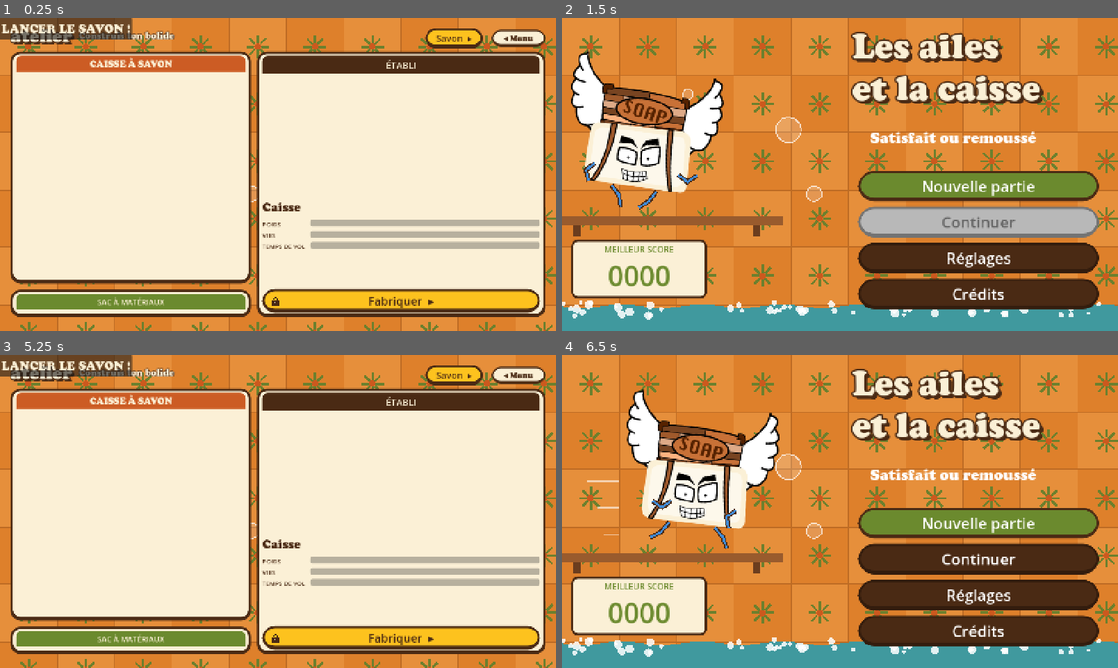
Above: before the commit, frames 1-4 (two rows, left to right).
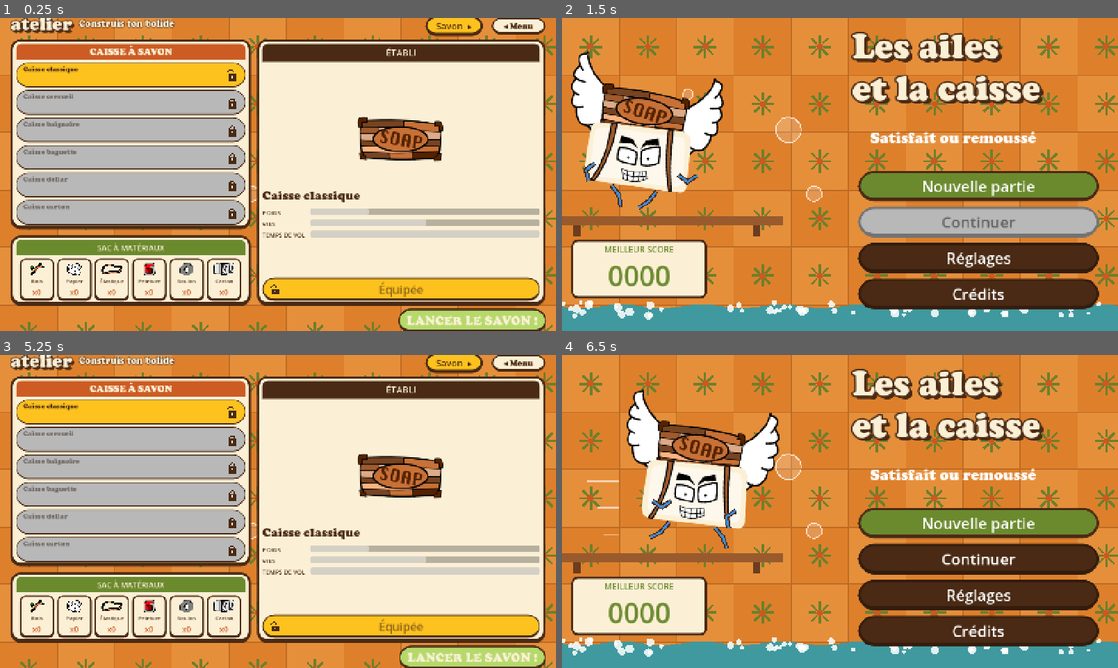
Above: after the commit, the same moments.

Repository: atostivint/LesAilesEtLaCaisse
Game: Godot game, scene res://scenes/atelier.tscn
Two runs of this game, one before a commit and one after it. Both use one fixed random seed, a clock stepped at 60 frames per second and the inputs below. Sound files missing from this copy of the repository are replaced by a short silence.
Inputs:
- Up to frame 1 (0.25 s): no input
- Up to frame 2 (1.5 s): click "Savon ▸" at 0.5 s; click "◂ Menu" at 1.25 s
- Up to frame 3 (5.25 s): click "Nouvelle partie" at 2 s; click "◂ Menu" at 2.75 s; click "Nouvelle partie" at 3.5 s; click "Nouvelle partie" at 4.25 s; click "◂ Atelier" at 5 s
- Up to frame 4 (6.5 s): click "◂ Menu" at 5.75 s

The runs differ from the first frame. In frame 1, 51% of the frame differs, in the area x 0-99%, y 0-100%; in frame 2, nothing differs; in frame 3, 51%; in frame 4, nothing differs.
Error before the commit: Invalid access to property or key 'pressed' on a base object of type 'null instance'. (res://scripts/atelier.gd:45)

Commit message:
Fix launch button in atelier

Diff:
--- a/scenes/atelier.tscn
+++ b/scenes/atelier.tscn
@@ -1,31 +1,15 @@
-[gd_scene load_steps=12 format=3 uid="uid://8jsfvk8pa6ry"]
+[gd_scene format=3 uid="uid://8jsfvk8pa6ry"]
 
 [ext_resource type="Script" uid="uid://dqi2od7qh767l" path="res://scripts/atelier.gd" id="1_aq6v4"]
-[ext_resource type="Script" path="res://scripts/carrelage.gd" id="2_tile"]
+[ext_resource type="Script" uid="uid://dfn7ksbclbn8v" path="res://scripts/carrelage.gd" id="2_tile"]
 [ext_resource type="FontFile" uid="uid://r57oom8r8ki2" path="res://fonts/COOPBL.TTF" id="3_font"]
+[ext_resource type="Script" uid="uid://de8f77qghwfjy" path="res://scripts/cadenas.gd" id="7_cad"]
 [ext_resource type="PackedScene" path="res://scenes/bouton_menu.tscn" id="9_menu"]
-[ext_resource type="Script" path="res://scripts/cadenas.gd" id="7_cad"]
-
-[sub_resource type="StyleBoxFlat" id="panel_cream"]
-bg_color = Color(0.984, 0.941, 0.839, 1)
-border_width_left = 6
-border_width_top = 6
-border_width_right = 6
-border_width_bottom = 10
-border_color = Color(0.29, 0.165, 0.078, 1)
-corner_radius_top_left = 24
-corner_radius_top_right = 24
-corner_radius_bottom_right = 24
-corner_radius_bottom_left = 24
-content_margin_left = 14.0
-content_margin_top = 12.0
-content_margin_right = 14.0
-content_margin_bottom = 12.0
 
 [sub_resource type="StyleBoxFlat" id="btn_yellow"]
 content_margin_left = 22.0
+content_margin_top = 10.0
 content_margin_right = 22.0
-content_margin_top = 10.0
 content_margin_bottom = 10.0
 bg_color = Color(0.99, 0.76, 0.12, 1)
 border_width_left = 6
@@ -38,10 +22,53 @@
 corner_radius_bottom_right = 40
 corner_radius_bottom_left = 40
 
+[sub_resource type="StyleBoxFlat" id="panel_cream"]
+content_margin_left = 14.0
+content_margin_top = 12.0
+content_margin_right = 14.0
+content_margin_bottom = 12.0
+bg_color = Color(0.984, 0.941, 0.839, 1)
+border_width_left = 6
+border_width_top = 6
+border_width_right = 6
+border_width_bottom = 10
+border_color = Color(0.29, 0.165, 0.078, 1)
+corner_radius_top_left = 24
+corner_radius_top_right = 24
+corner_radius_bottom_right = 24
+corner_radius_bottom_left = 24
+
+[sub_resource type="StyleBoxFlat" id="tab_orange"]
+content_margin_left = 22.0
+content_margin_top = 6.0
+content_margin_right = 22.0
+content_margin_bottom = 6.0
+bg_color = Color(0.8, 0.36, 0.14, 1)
+corner_radius_top_left = 14
+corner_radius_top_right = 14
+
+[sub_resource type="StyleBoxFlat" id="band_green"]
+content_margin_left = 16.0
+content_margin_top = 6.0
+content_margin_right = 16.0
+content_margin_bottom = 6.0
+bg_color = Color(0.42, 0.54, 0.18, 1)
+corner_radius_top_left = 14
+corner_radius_top_right = 14
+
+[sub_resource type="StyleBoxFlat" id="band_dark"]
+content_margin_left = 16.0
+content_margin_top = 6.0
+content_margin_right = 16.0
+content_margin_bottom = 6.0
+bg_color = Color(0.29, 0.165, 0.078, 1)
+corner_radius_top_left = 14
+corner_radius_top_right = 14
+
 [sub_resource type="StyleBoxFlat" id="btn_cream"]
 content_margin_left = 22.0
+content_margin_top = 10.0
 content_margin_right = 22.0
-content_margin_top = 10.0
 content_margin_bottom = 10.0
 bg_color = Color(0.984, 0.941, 0.839, 1)
 border_width_left = 6
@@ -54,34 +81,7 @@
 corner_radius_bottom_right = 40
 corner_radius_bottom_left = 40
 
-[sub_resource type="StyleBoxFlat" id="band_green"]
-bg_color = Color(0.42, 0.54, 0.18, 1)
-corner_radius_top_left = 14
-corner_radius_top_right = 14
-content_margin_left = 16.0
-content_margin_top = 6.0
-content_margin_right = 16.0
-content_margin_bottom = 6.0
-
-[sub_resource type="StyleBoxFlat" id="band_dark"]
-bg_color = Color(0.29, 0.165, 0.078, 1)
-corner_radius_top_left = 14
-corner_radius_top_right = 14
-content_margin_left = 16.0
-content_margin_top = 6.0
-content_margin_right = 16.0
-content_margin_bottom = 6.0
-
-[sub_resource type="StyleBoxFlat" id="tab_orange"]
-content_margin_left = 22.0
-content_margin_right = 22.0
-bg_color = Color(0.8, 0.36, 0.14, 1)
-corner_radius_top_left = 14
-corner_radius_top_right = 14
-content_margin_top = 6.0
-content_margin_bottom = 6.0
-
-[node name="Atelier" type="Control"]
+[node name="Atelier" type="Control" unique_id=1291553076]
 layout_mode = 3
 anchors_preset = 15
 anchor_right = 1.0
@@ -90,7 +90,7 @@
 grow_vertical = 2
 script = ExtResource("1_aq6v4")
 
-[node name="Fond" type="Control" parent="."]
+[node name="Fond" type="Control" parent="." unique_id=1941529719]
 layout_mode = 1
 anchors_preset = 15
 anchor_right = 1.0
@@ -99,7 +99,7 @@
 grow_vertical = 2
 script = ExtResource("2_tile")
 
-[node name="Margin" type="MarginContainer" parent="."]
+[node name="Margin" type="MarginContainer" parent="." unique_id=1050423376]
 layout_mode = 1
 anchors_preset = 15
 anchor_right = 1.0
@@ -111,35 +111,34 @@
 theme_override_constants/margin_right = 28
 theme_override_constants/margin_bottom = 12
 
-[node name="Main" type="VBoxContainer" parent="Margin"]
-layout_mode = 2
-theme_override_constants/separation = 8
-
-[node name="Haut" type="HBoxContainer" parent="Margin/Main"]
+[node name="Main" type="VBoxContainer" parent="Margin" unique_id=481193426]
+layout_mode = 2
+theme_override_constants/separation = 8
+
+[node name="Haut" type="HBoxContainer" parent="Margin/Main" unique_id=2094211142]
 layout_mode = 2
 theme_override_constants/separation = 24
 
-[node name="Titres" type="HBoxContainer" parent="Margin/Main/Haut"]
-layout_mode = 2
-size_flags_vertical = 4
+[node name="Titres" type="HBoxContainer" parent="Margin/Main/Haut" unique_id=17891844]
+layout_mode = 2
+size_flags_vertical = 4
+theme_override_constants/separation = 18
 alignment = 1
-theme_override_constants/separation = 18
-
-[node name="TitleLabel" type="Label" parent="Margin/Main/Haut/Titres"]
-layout_mode = 2
-theme_override_colors/font_color = Color(0.984, 0.941, 0.839, 1)
+
+[node name="TitleLabel" type="Label" parent="Margin/Main/Haut/Titres" unique_id=832803714]
+layout_mode = 2
+theme_override_colors/font_color = Color(0.984, 0.941, 0.839, 1)
+theme_override_colors/font_shadow_color = Color(0.29, 0.165, 0.078, 1)
 theme_override_colors/font_outline_color = Color(0.29, 0.165, 0.078, 1)
-theme_override_colors/font_shadow_color = Color(0.29, 0.165, 0.078, 1)
-theme_override_constants/outline_size = 12
 theme_override_constants/shadow_offset_x = 6
 theme_override_constants/shadow_offset_y = 6
+theme_override_constants/outline_size = 12
 theme_override_fonts/font = ExtResource("3_font")
 theme_override_font_sizes/font_size = 48
 text = "atelier"
 
-[node name="SousTitre" type="Label" parent="Margin/Main/Haut/Titres"]
-layout_mode = 2
-size_flags_vertical = 4
+[node name="SousTitre" type="Label" parent="Margin/Main/Haut/Titres" unique_id=861898838]
+layout_mode = 2
 theme_override_colors/font_color = Color(0.984, 0.941, 0.839, 1)
 theme_override_colors/font_outline_color = Color(0.29, 0.165, 0.078, 1)
 theme_override_constants/outline_size = 6
@@ -147,21 +146,21 @@
 theme_override_font_sizes/font_size = 24
 text = "Construis ton bolide"
 
-[node name="Espace" type="Control" parent="Margin/Main/Haut"]
-layout_mode = 2
-size_flags_horizontal = 3
-size_flags_vertical = 4
-
-[node name="Boutons" type="MarginContainer" parent="Margin/Main/Haut"]
+[node name="Espace" type="Control" parent="Margin/Main/Haut" unique_id=304128932]
+layout_mode = 2
+size_flags_horizontal = 3
+size_flags_vertical = 4
+
+[node name="Boutons" type="MarginContainer" parent="Margin/Main/Haut" unique_id=1174895000]
 layout_mode = 2
 size_flags_vertical = 4
 theme_override_constants/margin_top = 12
 
-[node name="BoutonsBox" type="HBoxContainer" parent="Margin/Main/Haut/Boutons"]
+[node name="BoutonsBox" type="HBoxContainer" parent="Margin/Main/Haut/Boutons" unique_id=836007860]
 layout_mode = 2
 theme_override_constants/separation = 24
 
-[node name="SavonButton" type="Button" parent="Margin/Main/Haut/Boutons/BoutonsBox"]
+[node name="SavonButton" type="Button" parent="Margin/Main/Haut/Boutons/BoutonsBox" unique_id=1079230095]
 custom_minimum_size = Vector2(150, 44)
 layout_mode = 2
 size_flags_vertical = 4
@@ -172,46 +171,36 @@
 theme_override_styles/disabled = SubResource("btn_yellow")
 text = "Savon  ▸"
 
-[node name="BoutonMenu" parent="Margin/Main/Haut/Boutons/BoutonsBox" instance=ExtResource("9_menu")]
-custom_minimum_size = Vector2(140, 44)
-layout_mode = 2
-size_flags_vertical = 4
-anchors_preset = 0
-anchor_top = 0.0
-anchor_bottom = 0.0
-offset_left = 0.0
-offset_top = 0.0
-offset_right = 0.0
-offset_bottom = 0.0
-grow_vertical = 1
-
-[node name="Corps" type="HBoxContainer" parent="Margin/Main"]
+[node name="BoutonMenu" parent="Margin/Main/Haut/Boutons/BoutonsBox" unique_id=1489056674 instance=ExtResource("9_menu")]
+layout_mode = 2
+size_flags_vertical = 4
+
+[node name="Corps" type="HBoxContainer" parent="Margin/Main" unique_id=324565894]
 layout_mode = 2
 size_flags_vertical = 3
 theme_override_constants/separation = 16
 
-[node name="Gauche" type="VBoxContainer" parent="Margin/Main/Corps"]
+[node name="Gauche" type="VBoxContainer" parent="Margin/Main/Corps" unique_id=1066705699]
 custom_minimum_size = Vector2(600, 0)
 layout_mode = 2
 size_flags_horizontal = 3
 theme_override_constants/separation = 16
 
-[node name="Caisses" type="PanelContainer" parent="Margin/Main/Corps/Gauche"]
+[node name="Caisses" type="PanelContainer" parent="Margin/Main/Corps/Gauche" unique_id=577037727]
 layout_mode = 2
 size_flags_horizontal = 3
 size_flags_vertical = 3
-size_flags_stretch_ratio = 1.0
 theme_override_styles/panel = SubResource("panel_cream")
 
-[node name="CaissesBox" type="VBoxContainer" parent="Margin/Main/Corps/Gauche/Caisses"]
-layout_mode = 2
-theme_override_constants/separation = 8
-
-[node name="BandeauCaisses" type="PanelContainer" parent="Margin/Main/Corps/Gauche/Caisses/CaissesBox"]
+[node name="CaissesBox" type="VBoxContainer" parent="Margin/Main/Corps/Gauche/Caisses" unique_id=173242060]
+layout_mode = 2
+theme_override_constants/separation = 8
+
+[node name="BandeauCaisses" type="PanelContainer" parent="Margin/Main/Corps/Gauche/Caisses/CaissesBox" unique_id=1182087177]
 layout_mode = 2
 theme_override_styles/panel = SubResource("tab_orange")
 
-[node name="Texte" type="Label" parent="Margin/Main/Corps/Gauche/Caisses/CaissesBox/BandeauCaisses"]
+[node name="Texte" type="Label" parent="Margin/Main/Corps/Gauche/Caisses/CaissesBox/BandeauCaisses" unique_id=855567122]
 layout_mode = 2
 theme_override_colors/font_color = Color(0.984, 0.941, 0.839, 1)
 theme_override_fonts/font = ExtResource("3_font")
@@ -219,136 +208,134 @@
 text = "CAISSE À SAVON"
 horizontal_alignment = 1
 
-[node name="CrateList" type="VBoxContainer" parent="Margin/Main/Corps/Gauche/Caisses/CaissesBox"]
-unique_name_in_owner = true
-layout_mode = 2
-theme_override_constants/separation = 8
-
-[node name="Sac" type="PanelContainer" parent="Margin/Main/Corps/Gauche"]
+[node name="CrateList" type="VBoxContainer" parent="Margin/Main/Corps/Gauche/Caisses/CaissesBox" unique_id=392484059]
+unique_name_in_owner = true
+layout_mode = 2
+theme_override_constants/separation = 8
+
+[node name="Sac" type="PanelContainer" parent="Margin/Main/Corps/Gauche" unique_id=973915215]
 layout_mode = 2
 size_flags_horizontal = 3
 size_flags_vertical = 0
-size_flags_stretch_ratio = 1.0
 theme_override_styles/panel = SubResource("panel_cream")
 
-[node name="SacBox" type="VBoxContainer" parent="Margin/Main/Corps/Gauche/Sac"]
-layout_mode = 2
-theme_override_constants/separation = 8
-
-[node name="BandeauSac" type="PanelContainer" parent="Margin/Main/Corps/Gauche/Sac/SacBox"]
+[node name="SacBox" type="VBoxContainer" parent="Margin/Main/Corps/Gauche/Sac" unique_id=329345054]
+layout_mode = 2
+theme_override_constants/separation = 8
+
+[node name="BandeauSac" type="PanelContainer" parent="Margin/Main/Corps/Gauche/Sac/SacBox" unique_id=1063975478]
 layout_mode = 2
 theme_override_styles/panel = SubResource("band_green")
 
-[node name="Texte" type="Label" parent="Margin/Main/Corps/Gauche/Sac/SacBox/BandeauSac"]
+[node name="Texte" type="Label" parent="Margin/Main/Corps/Gauche/Sac/SacBox/BandeauSac" unique_id=845137211]
 layout_mode = 2
 theme_override_colors/font_color = Color(0.984, 0.941, 0.839, 1)
 theme_override_font_sizes/font_size = 20
 text = "SAC À MATÉRIAUX"
 horizontal_alignment = 1
 
-[node name="MatGrid" type="HBoxContainer" parent="Margin/Main/Corps/Gauche/Sac/SacBox"]
-unique_name_in_owner = true
-layout_mode = 2
+[node name="MatGrid" type="HBoxContainer" parent="Margin/Main/Corps/Gauche/Sac/SacBox" unique_id=1947337005]
+unique_name_in_owner = true
+layout_mode = 2
+theme_override_constants/separation = 8
 alignment = 1
-theme_override_constants/separation = 8
-
-[node name="Etabli" type="PanelContainer" parent="Margin/Main/Corps"]
+
+[node name="Etabli" type="PanelContainer" parent="Margin/Main/Corps" unique_id=1569751739]
 custom_minimum_size = Vector2(740, 0)
 layout_mode = 2
 size_flags_horizontal = 3
 size_flags_stretch_ratio = 1.2
 theme_override_styles/panel = SubResource("panel_cream")
 
-[node name="EtabliBox" type="VBoxContainer" parent="Margin/Main/Corps/Etabli"]
-layout_mode = 2
-theme_override_constants/separation = 8
-
-[node name="BandeauEtabli" type="PanelContainer" parent="Margin/Main/Corps/Etabli/EtabliBox"]
+[node name="EtabliBox" type="VBoxContainer" parent="Margin/Main/Corps/Etabli" unique_id=86590939]
+layout_mode = 2
+theme_override_constants/separation = 8
+
+[node name="BandeauEtabli" type="PanelContainer" parent="Margin/Main/Corps/Etabli/EtabliBox" unique_id=1835501156]
 layout_mode = 2
 theme_override_styles/panel = SubResource("band_dark")
 
-[node name="Texte" type="Label" parent="Margin/Main/Corps/Etabli/EtabliBox/BandeauEtabli"]
+[node name="Texte" type="Label" parent="Margin/Main/Corps/Etabli/EtabliBox/BandeauEtabli" unique_id=102755172]
 layout_mode = 2
 theme_override_colors/font_color = Color(0.984, 0.941, 0.839, 1)
 theme_override_font_sizes/font_size = 24
 text = "ÉTABLI"
 horizontal_alignment = 1
 
-[node name="Apercu" type="Control" parent="Margin/Main/Corps/Etabli/EtabliBox"]
+[node name="Apercu" type="Control" parent="Margin/Main/Corps/Etabli/EtabliBox" unique_id=163147641]
+custom_minimum_size = Vector2(0, 230)
 clip_contents = true
-custom_minimum_size = Vector2(0, 230)
 layout_mode = 2
 size_flags_vertical = 3
 
-[node name="Preview" type="TextureRect" parent="Margin/Main/Corps/Etabli/EtabliBox/Apercu"]
+[node name="Preview" type="TextureRect" parent="Margin/Main/Corps/Etabli/EtabliBox/Apercu" unique_id=2096237925]
 unique_name_in_owner = true
 layout_mode = 0
 expand_mode = 1
-stretch_mode = 0
-
-[node name="NameLabel" type="Label" parent="Margin/Main/Corps/Etabli/EtabliBox"]
-unique_name_in_owner = true
-layout_mode = 2
+
+[node name="NameLabel" type="Label" parent="Margin/Main/Corps/Etabli/EtabliBox" unique_id=2025416338]
+unique_name_in_owner = true
 custom_minimum_size = Vector2(0, 44)
+layout_mode = 2
 theme_override_colors/font_color = Color(0.29, 0.165, 0.078, 1)
 theme_override_fonts/font = ExtResource("3_font")
 theme_override_font_sizes/font_size = 32
 text = "Caisse"
 
-[node name="Stats" type="GridContainer" parent="Margin/Main/Corps/Etabli/EtabliBox"]
+[node name="Stats" type="GridContainer" parent="Margin/Main/Corps/Etabli/EtabliBox" unique_id=1186208991]
 layout_mode = 2
 theme_override_constants/h_separation = 14
 theme_override_constants/v_separation = 6
 columns = 2
 
-[node name="LabelSolidite" type="Label" parent="Margin/Main/Corps/Etabli/EtabliBox/Stats"]
+[node name="LabelSolidite" type="Label" parent="Margin/Main/Corps/Etabli/EtabliBox/Stats" unique_id=51191688]
 layout_mode = 2
 theme_override_colors/font_color = Color(0.29, 0.165, 0.078, 1)
 theme_override_font_sizes/font_size = 16
 text = "POIDS"
 
-[node name="BarSolidite" type="ProgressBar" parent="Margin/Main/Corps/Etabli/EtabliBox/Stats"]
+[node name="BarSolidite" type="ProgressBar" parent="Margin/Main/Corps/Etabli/EtabliBox/Stats" unique_id=1322572652]
 unique_name_in_owner = true
 custom_minimum_size = Vector2(0, 18)
 layout_mode = 2
 size_flags_horizontal = 3
 show_percentage = false
 
-[node name="LabelGlisse" type="Label" parent="Margin/Main/Corps/Etabli/EtabliBox/Stats"]
+[node name="LabelGlisse" type="Label" parent="Margin/Main/Corps/Etabli/EtabliBox/Stats" unique_id=1395413294]
 layout_mode = 2
 theme_override_colors/font_color = Color(0.29, 0.165, 0.078, 1)
 theme_override_font_sizes/font_size = 16
 text = "VIES"
 
-[node name="BarGlisse" type="ProgressBar" parent="Margin/Main/Corps/Etabli/EtabliBox/Stats"]
+[node name="BarGlisse" type="ProgressBar" parent="Margin/Main/Corps/Etabli/EtabliBox/Stats" unique_id=929532004]
 unique_name_in_owner = true
 custom_minimum_size = Vector2(0, 18)
 layout_mode = 2
 size_flags_horizontal = 3
 show_percentage = false
 
-[node name="LabelVol" type="Label" parent="Margin/Main/Corps/Etabli/EtabliBox/Stats"]
+[node name="LabelVol" type="Label" parent="Margin/Main/Corps/Etabli/EtabliBox/Stats" unique_id=963759685]
 layout_mode = 2
 theme_override_colors/font_color = Color(0.29, 0.165, 0.078, 1)
 theme_override_font_sizes/font_size = 16
 text = "TEMPS DE VOL"
 
-[node name="BarVol" type="ProgressBar" parent="Margin/Main/Corps/Etabli/EtabliBox/Stats"]
+[node name="BarVol" type="ProgressBar" parent="Margin/Main/Corps/Etabli/EtabliBox/Stats" unique_id=906429067]
 unique_name_in_owner = true
 custom_minimum_size = Vector2(0, 18)
 layout_mode = 2
 size_flags_horizontal = 3
 show_percentage = false
 
-[node name="CostGrid" type="GridContainer" parent="Margin/Main/Corps/Etabli/EtabliBox"]
-unique_name_in_owner = true
-layout_mode = 2
+[node name="CostGrid" type="GridContainer" parent="Margin/Main/Corps/Etabli/EtabliBox" unique_id=1436737183]
+unique_name_in_owner = true
 custom_minimum_size = Vector2(0, 84)
+layout_mode = 2
 theme_override_constants/h_separation = 20
 theme_override_constants/v_separation = 4
 columns = 4
 
-[node name="FabriquerButton" type="Button" parent="Margin/Main/Corps/Etabli/EtabliBox"]
+[node name="FabriquerButton" type="Button" parent="Margin/Main/Corps/Etabli/EtabliBox" unique_id=1147540572]
 unique_name_in_owner = true
 custom_minimum_size = Vector2(0, 60)
 layout_mode = 2
@@ -357,40 +344,42 @@
 theme_override_colors/font_disabled_color = Color(0.29, 0.165, 0.078, 0.6)
 theme_override_font_sizes/font_size = 30
 theme_override_styles/normal = SubResource("btn_yellow")
+theme_override_styles/pressed = SubResource("btn_yellow")
 theme_override_styles/hover = SubResource("btn_yellow")
-theme_override_styles/pressed = SubResource("btn_yellow")
+theme_override_styles/disabled = SubResource("btn_cream")
 theme_override_styles/focus = SubResource("btn_yellow")
-theme_override_styles/disabled = SubResource("btn_cream")
 text = "Fabriquer  ▸"
 
-[node name="Cadenas" type="Control" parent="Margin/Main/Corps/Etabli/EtabliBox/FabriquerButton"]
+[node name="Cadenas" type="Control" parent="Margin/Main/Corps/Etabli/EtabliBox/FabriquerButton" unique_id=1257015264]
 unique_name_in_owner = true
 layout_mode = 1
+anchors_preset = 4
 anchor_top = 0.5
 anchor_bottom = 0.5
 offset_left = 18.0
 offset_top = -16.0
 offset_right = 50.0
 offset_bottom = 16.0
+grow_vertical = 2
 mouse_filter = 2
 script = ExtResource("7_cad")
 
-[node name="BasMarge" type="MarginContainer" parent="Margin/Main"]
+[node name="BasMarge" type="MarginContainer" parent="Margin/Main" unique_id=1968694592]
 layout_mode = 2
 theme_override_constants/margin_bottom = 16
 
-[node name="Bas" type="HBoxContainer" parent="Margin/Main/BasMarge"]
-layout_mode = 2
+[node name="Bas" type="HBoxContainer" parent="Margin/Main/BasMarge" unique_id=1241944520]
+layout_mode = 2
+theme_override_constants/separation = 20
 alignment = 2
-theme_override_constants/separation = 20
-
-[node name="LaunchButton" type="Button" parent="Margin/Main/Bas"]
+
+[node name="LaunchButton" type="Button" parent="Margin/Main/BasMarge/Bas" unique_id=1611722003]
 unique_name_in_owner = true
 custom_minimum_size = Vector2(340, 56)
 layout_mode = 2
 theme_override_colors/font_color = Color(0.984, 0.941, 0.839, 1)
+theme_override_colors/font_focus_color = Color(0.984, 0.941, 0.839, 1)
 theme_override_colors/font_pressed_color = Color(0.984, 0.941, 0.839, 1)
-theme_override_colors/font_focus_color = Color(0.984, 0.941, 0.839, 1)
 theme_override_fonts/font = ExtResource("3_font")
 theme_override_font_sizes/font_size = 32
 text = "LANCER LE SAVON !"
